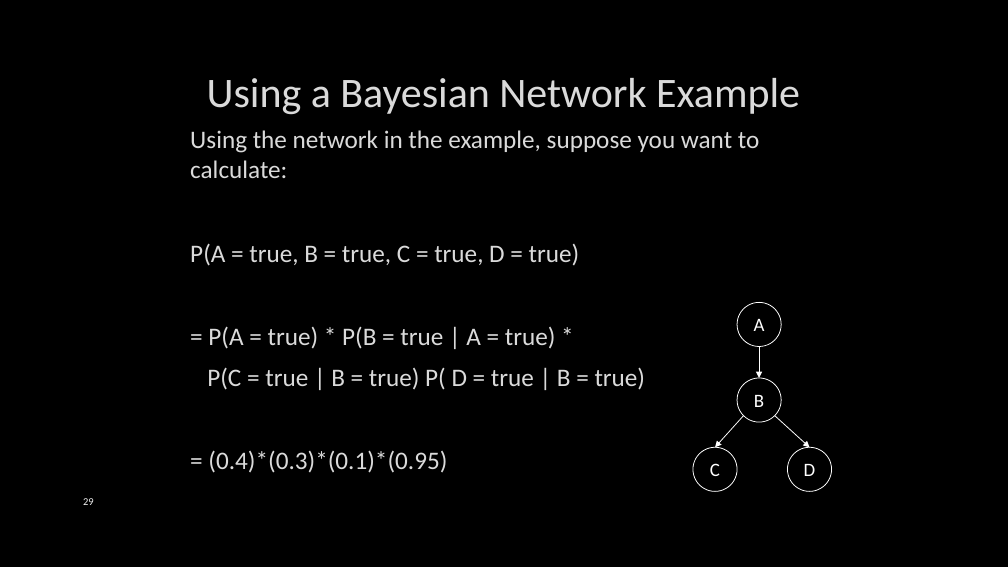
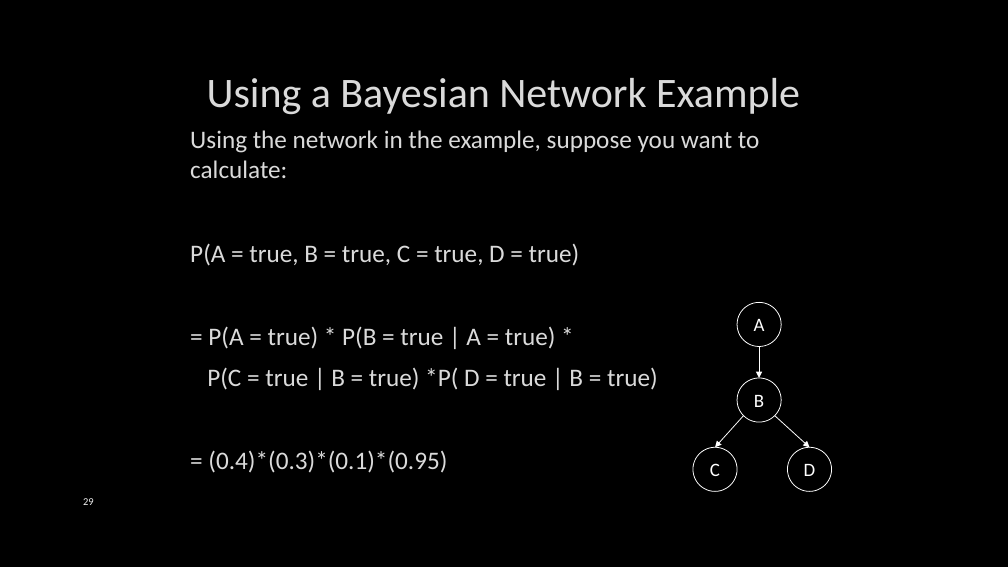
Before and after one commit to markfloryan/AI, a slide deck: slide 29 of slides/08-Uncertainty-BayesNets.pptx. Drawn at 1008x567 pixels with LibreOffice and Linux fonts; fonts in the diff are those of the drawing; background and template pictures are left out. Boxes give left, top, right and bottom in pixels: in the first picture for what was removed or moved away, otherwise in the second. Text is boxed around its words. In the diff, an @@ line names an element or a change of style, - is before the commit and + after.

```diff
--- a/slides/08-Uncertainty-BayesNets.pptx
+++ b/slides/08-Uncertainty-BayesNets.pptx
@@ text at (207, 367, 658, 390): text changed @@
-P(C = true | B = true) P( D = true | B = true)
+P(C = true | B = true) *P( D = true | B = true)
```
Also in this commit, not shown: 3 other slides changed, 18 other files.
